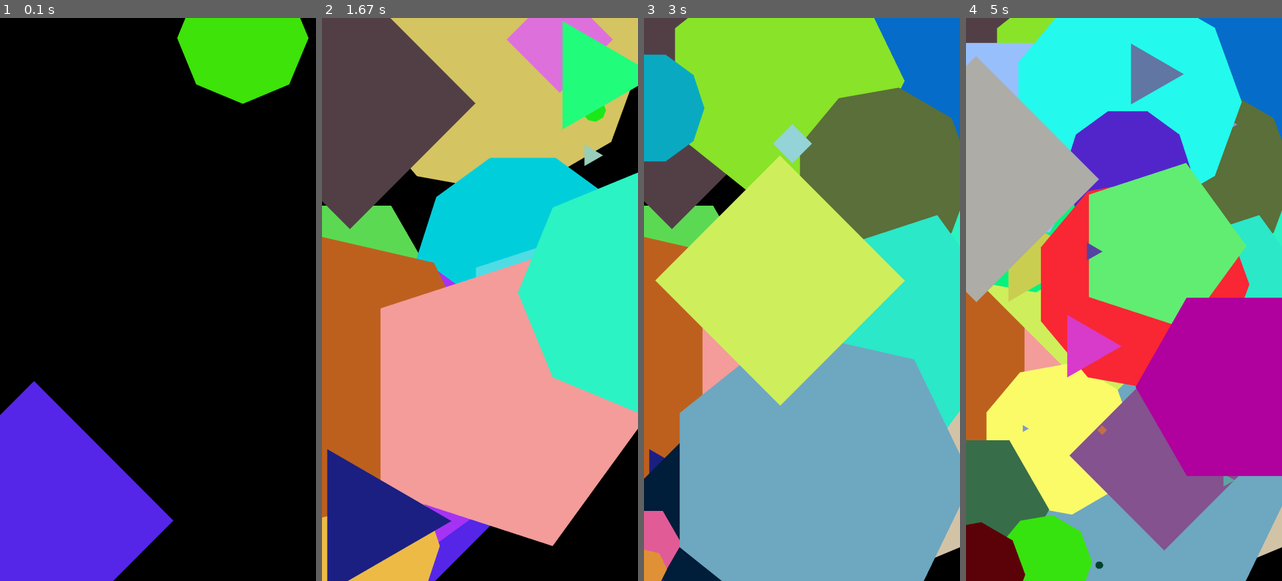
Above: before the commit, frames 1-4 (left to right).
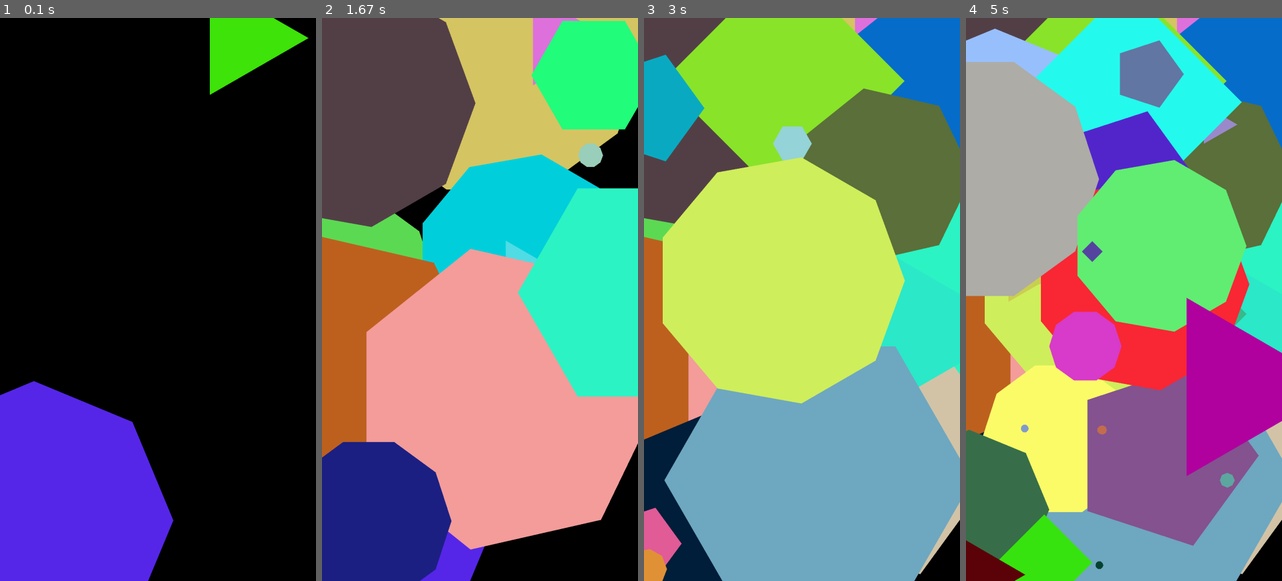
Above: after the commit, the same moments.

Repository: carloalbertogiordano/Video_generator
Game: pygame game, started from random_shape/random_shaper.py
Two runs of this game, one before a commit and one after it. Both use one fixed random seed, a clock stepped at 60 frames per second and the inputs below.
Inputs:
- Up to frame 1 (0.1 s): no input
- Up to frame 2 (1.67 s): no input
- Up to frame 3 (3 s): no input
- Up to frame 4 (5 s): no input

The runs differ from the first frame. In frame 1, 5.5% of the frame differs, in the area x 0-98%, y 0-100%; in frame 2, 17%; in frame 3, 16%; in frame 4, 25%, in the area x 0-100%, y 0-100%.

Commit message:
translated leftovers to english

Diff:
--- a/combiner/combiner.py
+++ b/combiner/combiner.py
@@ -3,16 +3,16 @@
 
 def combine_music_and_video():
 
-    # Carica il video
+    # Load the video
     video = VideoFileClip("video.avi")
 
-    # Carica l'audio
+    # Load the audio
     audio = AudioFileClip("music.mp3")
 
-    # Unisci il video e l'audio
+    # Merge audio and video
     result = video.set_audio(audio)
 
-    # Salva il risultato in un nuovo file
+    # Save the result in a new file
     result.write_videofile("result.mp4")
 
 
--- a/music_taker/take.py
+++ b/music_taker/take.py
@@ -5,19 +5,19 @@
 
 
 def take_music(x=10):
-    # Apri il file della canzone
+    # Open the song file
     song = AudioSegment.from_file('music.mp3')
 
-    # Calcola la durata della canzone in secondi
+    # Calculate the length of the song in seconds
     song_duration = len(song) / 1000
 
-    # Genera un numero intero casuale compreso tra 0 e la durata della canzone in secondi
+    # Generate a random number between 0 and the song length
     start_index = random.randint(0, int(song_duration))
 
-    # Prendi una porzione di x secondi a partire dall'indice di inizio casuale
+    # Take a portion of x seconds starting from the start_index
     song_slice = song[start_index * 1000:start_index * 1000 + x * 1000]
 
-    # Salva la porzione di canzone in un nuovo file
+    # Save the portion of the song in a new file
     song_slice.export('../combiner/music.mp3', format='mp3')
 
 
--- a/random_shape/Shape_generator.py
+++ b/random_shape/Shape_generator.py
@@ -1,4 +1,4 @@
-# Definiamo una classe Forma per rappresentare le forme che disegneremo sullo schermo
+# Let's define a Shape class to represent the shapes we will draw on the screen
 import math
 import random
 
@@ -7,42 +7,35 @@
 import pygame
 
 
-class Forma:
-    def __init__(self, x, y, colore, screen_width, screen_height):
+class Shape:
+    def __init__(self, x, y, colour, screen_width, screen_height):
         self.x = x
         self.y = y
-        self.colore = colore
-        self.vertici = []
+        self.colour = colour
+        self.vertices = []
         self.screen_width = screen_width
         self.screen_height = screen_height
 
-    def genera_vertici(self):
-        # Genera i vertici della forma sulla circonferenza
-        num_vertici = random.randint(3, 10)  # Numero di vertici della forma (esagono)
-        raggio = random.randint(10, int(min(self.screen_width, self.screen_height) / 2))  # Raggio della circonferenza
-        angolo_step = 360 / num_vertici  # Passo in gradi tra un vertice e il successivo
-        for i in range(num_vertici):
-            angolo = i * angolo_step
-            vertice_x = self.x + raggio * math.cos(math.radians(angolo))
-            vertice_y = self.y + raggio * math.sin(math.radians(angolo))
-            self.vertici.append((vertice_x, vertice_y))
+    def generate_vertices(self):
+        # Generate the vertexes of the shape on a circle
+        num_vertices = random.randint(3, 10)
+        radius = random.randint(10, int(min(self.screen_width, self.screen_height) / 2))  # Circumference radius
+        angle_step = 360 / num_vertices  # Step in degrees between an angle and the next
+        for i in range(num_vertices):
+            angle = i * angle_step
+            vertex_x = self.x + radius * math.cos(math.radians(angle))
+            vertex_y = self.y + radius * math.sin(math.radians(angle))
+            self.vertices.append((vertex_x, vertex_y))
 
-    # Calcola la distanza euclidea tra due punti (x1, y1) e (x2, y2)
-    def distanza(self, x1, y1, x2, y2):
+    # Calculate euclidian distance between two points
+    def distance(self, x1, y1, x2, y2):
         return math.sqrt((x1 - x2) ** 2 + (y1 - y2) ** 2)
 
-    def disegna(self, schermo):
-        # Cambia gravità alla forma
-        gravita_x, gravita_y = random.randint(0, self.screen_width), random.randint(0, self.screen_height)
-        distanza = self.distanza(gravita_x, gravita_y, self.x, self.y)
-        self.x += (gravita_x - self.x) / distanza
-        self.y += (gravita_y - self.y) / distanza
-        # Disegna la forma utilizzando i vertici memorizzati
-        pygame.draw.polygon(schermo, self.colore, self.vertici)
-
-    def make_pillow_image(self, schermo):
-        x3 = pygame.surfarray.pixels3d(schermo)
-        array = numpy.uint8(x3)
-        im = Image.fromarray(array)
-        im.transpose(Image.ROTATE_90)
-        im.save("out.jpg")
+    def draw(self, screen):
+        # Change shape gravity
+        gravity_x, gravity_y = random.randint(0, self.screen_width), random.randint(0, self.screen_height)
+        distance = self.distance(gravity_x, gravity_y, self.x, self.y)
+        self.x += (gravity_x - self.x) / distance
+        self.y += (gravity_y - self.y) / distance
+        # Draw the shape using the memorized vertexes
+        pygame.draw.polygon(screen, self.colour, self.vertices)
--- a/random_shape/random_shaper.py
+++ b/random_shape/random_shaper.py
@@ -3,7 +3,7 @@
 import pygame
 import random
 
-from Shape_generator import Forma
+from Shape_generator import Shape
 
 from pygame_recorder import ScreenRecorder
 
@@ -11,79 +11,76 @@
 
 
 def main():
-    # Impostare così per rincoglionire il pc così pensa che ha un display
+    # Set this so that no window is shown
     os.environ["SDL_VIDEODRIVER"] = "dummy"
 
-    # Inizializza pygame
     pygame.init()
 
-    # Imposta le dimensioni dello schermo
+    # Set screen dimensions
     screen_width, screen_height = 108 * 10, 192 * 10
     screen = pygame.display.set_mode((screen_width, screen_height))
 
-    # Crea il clock di pygame per controllare la velocità di aggiornamento
+    # Create a clock to regulate loading speed
     clock = pygame.time.Clock()
 
-    # Scegli il refresh rate
+    # Set the refresh rate
     refresh_rate = random.randint(1, 30)
 
-    # Imposta il titolo della finestra
-    pygame.display.set_caption("Animazioni casuali, FPS:{}".format(str(refresh_rate)))
+    # Set the window tite
+    pygame.display.set_caption("Random animations, FPS:{}".format(str(refresh_rate)))
 
-    # Cancella lo schermo
+    # Clean the screen
     screen.fill((0, 0, 0))
 
     # Create a screen recorder object
     recorder = ScreenRecorder(screen_width, screen_height, refresh_rate, out_file='../combiner/video.avi')
 
-    # Salva il tempo d'inizio della animazione
+    # Save the start time, used to save the length of the video
     start_time = pygame.time.get_ticks()
 
-    # Genera una durata casuale del video fra 5 e 20 secondi
+    # Generate a random time length fot the video
     finish_time = random.randint(5, 20) * 1000
 
     print("time to wait: {} seconds".format(finish_time / 1000))
 
-    # Ripeti l'animazione per x secondi
+    # Repeat the animation for set time
     while pygame.time.get_ticks() - start_time < finish_time:
 
-        # Gestisci gli eventi in ingresso
+        # Handle incoming events
         for event in pygame.event.get():
             if event.type == pygame.QUIT:
                 pygame.quit()
                 sys.exit()
 
-        # Crea una nuova forma
-        forma = Forma(random.randint(0, screen_width),
+        # Generate a new shape
+        shape = Shape(random.randint(0, screen_width),
                       random.randint(0, screen_height),
                       (random.randint(0, 255), random.randint(0, 255), random.randint(0, 255),),
                       screen_width,
                       screen_height
                       )
 
-        # Aggiungi nuovi vertici alla forma
-        forma.genera_vertici()
+        # Add vertex to the shape
+        shape.generate_vertices()
 
-        # Disegna tutte le forme sullo schermo
-        forma.disegna(screen)
+        # Draw the shape on the screen
+        shape.draw(screen)
 
-        # Aggiorna lo schermo
+        # Update the screen
         pygame.display.flip()
-
-        # forma.make_pillow_image(screen)
 
         # Capture the frame
         recorder.capture_frame(screen)
 
-        # Limita la velocità di aggiornamento a 30 FPS
+        # Limit the refresh rate to 30 FPS
         clock.tick(refresh_rate)
 
     # Stop the screen recording
     recorder.end_recording()
 
-    #Save the video lenght to a file
+    # Save the video lenght to a file
     save_file = open("../combiner/video_length.txt", "w")
-    save_file.write(str(finish_time/1000))
+    save_file.write(str(finish_time / 1000))
     save_file.close()
 
 
Not shown, changed: .gitignore
Not shown, changed: video_creator.sh
